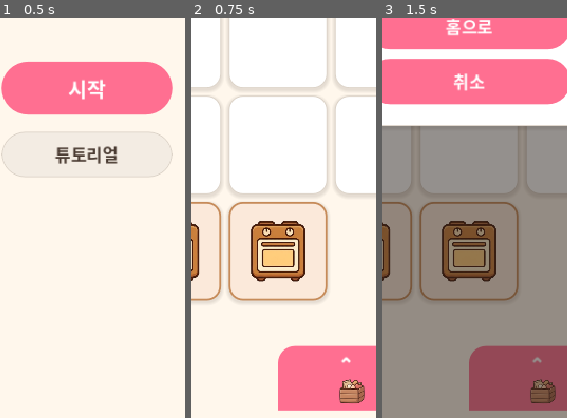
Above: before the commit, frames 1-3 (left to right).
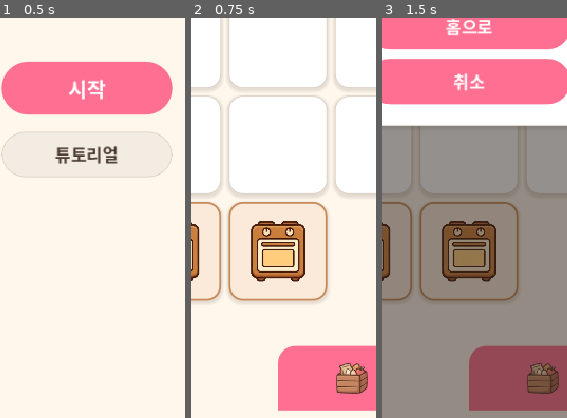
Above: after the commit, the same moments.

Repository: yellyB/game-slot-kitchen
Game: Godot game, scene res://scenes/Main.tscn
Same seed, same stepped clock (60 frames per second), same inputs: the game is played once before the commit and once after it. Sound files missing from this copy of the repository are replaced by a short silence.
Inputs (mouse positions are % of the whole screen's width and height, from its top left):
- Up to frame 1 (0.5 s): no input
- Up to frame 2 (0.75 s): click "시작" at 0.5 s
- Up to frame 3 (1.5 s): click (11, 5) at 1.25 s
The pictures show only the part of the screen within x 26-76%, y 50-100%; the shares and areas given below are measured in that part.

Frame 1 is identical in both runs. In frame 2, 1.4% of the frame differs, in the area x 78-96%, y 84-97%; in frame 3, 1.3%.

Commit message:
창고 핸들/닫기에서 꺽쇠 제거 — 닫힘 핸들은 창고 이미지만, 닫기는 원래처럼 ✕(+dim)
Co-Authored-By: Claude Opus 4.8 (1M context) <noreply@anthropic.com>

Diff:
--- a/scripts/main.gd
+++ b/scripts/main.gd
@@ -344,8 +344,8 @@
   return row
 
 
-## 창고 열림 핸들 — 화면 우하단 50~90% 영역에 붙은 탭. 위쪽 꺽쇠(⌃) + 창고 이미지. 탭 = 열기.
-## (열리면 서랍이 위로 덮어 가려지고, 서랍 상단 튀어나온 탭(⌄)이 닫기 역할)
+## 창고 열림 핸들 — 화면 우하단 50~90% 영역에 붙은 탭(창고 이미지만). 탭 = 열기.
+## (열리면 서랍이 위로 덮어 가려짐. 닫기는 서랍 우상단 ✕ 또는 dim 탭)
 func _build_warehouse_handle() -> Control:
   var b := Button.new()
   _warehouse_btn = b
@@ -363,13 +363,7 @@
   var cc := CenterContainer.new()
   cc.set_anchors_and_offsets_preset(Control.PRESET_FULL_RECT)
   cc.mouse_filter = Control.MOUSE_FILTER_IGNORE
-  var v := VBoxContainer.new()
-  v.mouse_filter = Control.MOUSE_FILTER_IGNORE
-  v.alignment = BoxContainer.ALIGNMENT_CENTER
-  v.add_theme_constant_override("separation", 0)
-  v.add_child(UI.label("⌃", 20, Palette.WHITE, true))   # 위쪽 꺽쇠(열기 방향)
-  v.add_child(UI.ui_icon("warehouse", 30))
-  cc.add_child(v)
+  cc.add_child(UI.ui_icon("warehouse", 38))   # 꺽쇠 없이 창고 이미지만
   b.add_child(cc)
   return b
 
--- a/scripts/warehouse.gd
+++ b/scripts/warehouse.gd
@@ -1,8 +1,7 @@
 class_name Warehouse
 extends Sheet
 ## 창고 하단 시트 — 해금된 재료 타일. 아래서 위로 슬라이드(바텀시트).
-## 상단 우측(50~90%)에 살짝 튀어나온 손잡이 탭(⌄) → 탭하면 닫힘(dim 탭도 닫힘).
-## 보드가 꽉 차면 refresh(true)로 타일 비활성.
+## 닫기는 우상단 ✕(또는 dim 탭). 보드가 꽉 차면 refresh(true)로 타일 비활성.
 
 signal close_requested
 
@@ -26,12 +25,32 @@
 		pad.add_theme_constant_override("margin_" + side, 14)
 	add_child(pad)
 
-	# 헤더/닫기(✕)·창고 이모지 없음 — 닫기는 상단 튀어나온 탭이 담당.
+	var v := VBoxContainer.new()
+	v.add_theme_constant_override("separation", 10)
+	pad.add_child(v)
+
+	# 헤더 — 우상단 ✕ 닫기(원래대로). 창고 이모지/이미지는 없음.
+	var header := HBoxContainer.new()
+	v.add_child(header)
+	var gap := Control.new()
+	gap.size_flags_horizontal = Control.SIZE_EXPAND_FILL
+	header.add_child(gap)
+	var close := Button.new()
+	close.text = "✕"
+	close.add_theme_font_size_override("font_size", 16)
+	close.add_theme_color_override("font_color", Palette.COCOA_600)
+	close.add_theme_stylebox_override("normal", UI.chip(Palette.COCOA_100, Palette.COCOA_200))
+	close.add_theme_stylebox_override("hover", UI.chip(Palette.COCOA_200))
+	close.add_theme_stylebox_override("pressed", UI.chip(Palette.COCOA_200))
+	close.pressed.connect(func(): close_requested.emit())
+	Audio.attach_click(close)   # X 닫기 클릭음
+	header.add_child(close)
+
 	var grid := GridContainer.new()
 	grid.columns = 4
 	grid.add_theme_constant_override("h_separation", 10)
 	grid.add_theme_constant_override("v_separation", 10)
-	pad.add_child(grid)
+	v.add_child(grid)
 
 	for id in Ingredients.unlocked_ids():
 		var tile := IngredientTile.new()
@@ -39,35 +58,6 @@
 		_tiles.append(tile)
 		grid.add_child(tile)
 
-	# 상단 손잡이 탭 — 우측 50~90%가 위로 살짝 튀어나옴 + 아래쪽 꺽쇠(⌄). 탭 = 닫기.
-	var tab := Button.new()
-	tab.anchor_left = 0.5
-	tab.anchor_right = 0.9
-	tab.anchor_top = 0.0
-	tab.anchor_bottom = 0.0
-	tab.offset_top = -26     # 시트 위로 26px 튀어나옴
-	tab.offset_bottom = 10   # 시트 안으로 10px 겹침(연결감)
-	tab.text = "⌄"
-	tab.add_theme_font_size_override("font_size", 22)
-	tab.add_theme_color_override("font_color", Palette.WHITE)
-	tab.add_theme_color_override("font_hover_color", Palette.WHITE)
-	tab.add_theme_color_override("font_pressed_color", Palette.WHITE)
-	tab.add_theme_stylebox_override("normal", _tab_style(Palette.MAIN))
-	tab.add_theme_stylebox_override("hover", _tab_style(Palette.MAIN.lightened(0.08)))
-	tab.add_theme_stylebox_override("pressed", _tab_style(Palette.MAIN.darkened(0.1)))
-	tab.pressed.connect(func(): close_requested.emit())
-	Audio.attach_click(tab)
-	add_child(tab)
-
-
-## 위쪽만 둥근 손잡이 스타일(탭·핸들 공용 느낌).
-func _tab_style(c: Color) -> StyleBoxFlat:
-	var s := StyleBoxFlat.new()
-	s.bg_color = c
-	s.corner_radius_top_left = 16
-	s.corner_radius_top_right = 16
-	return s
-
 
 ## 보드 꽉 차면 타일 비활성(회색).
 func refresh(full: bool) -> void:
